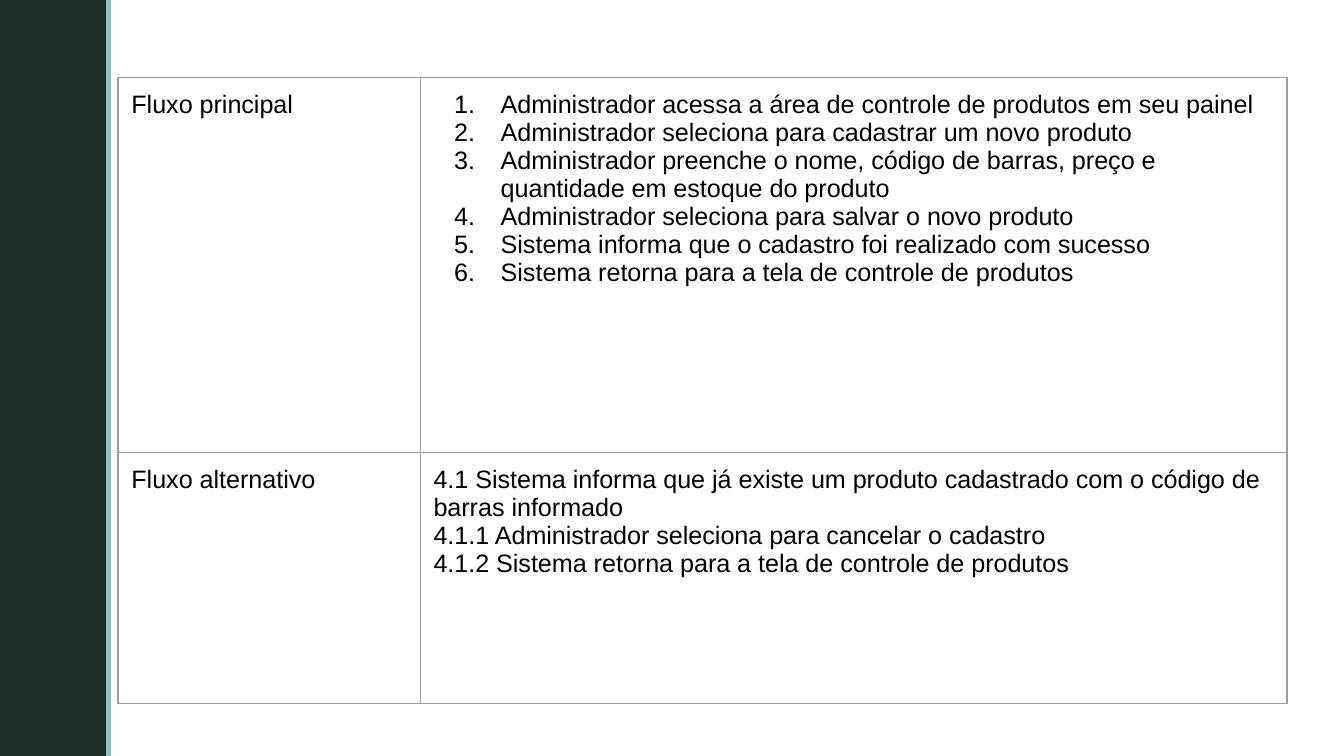
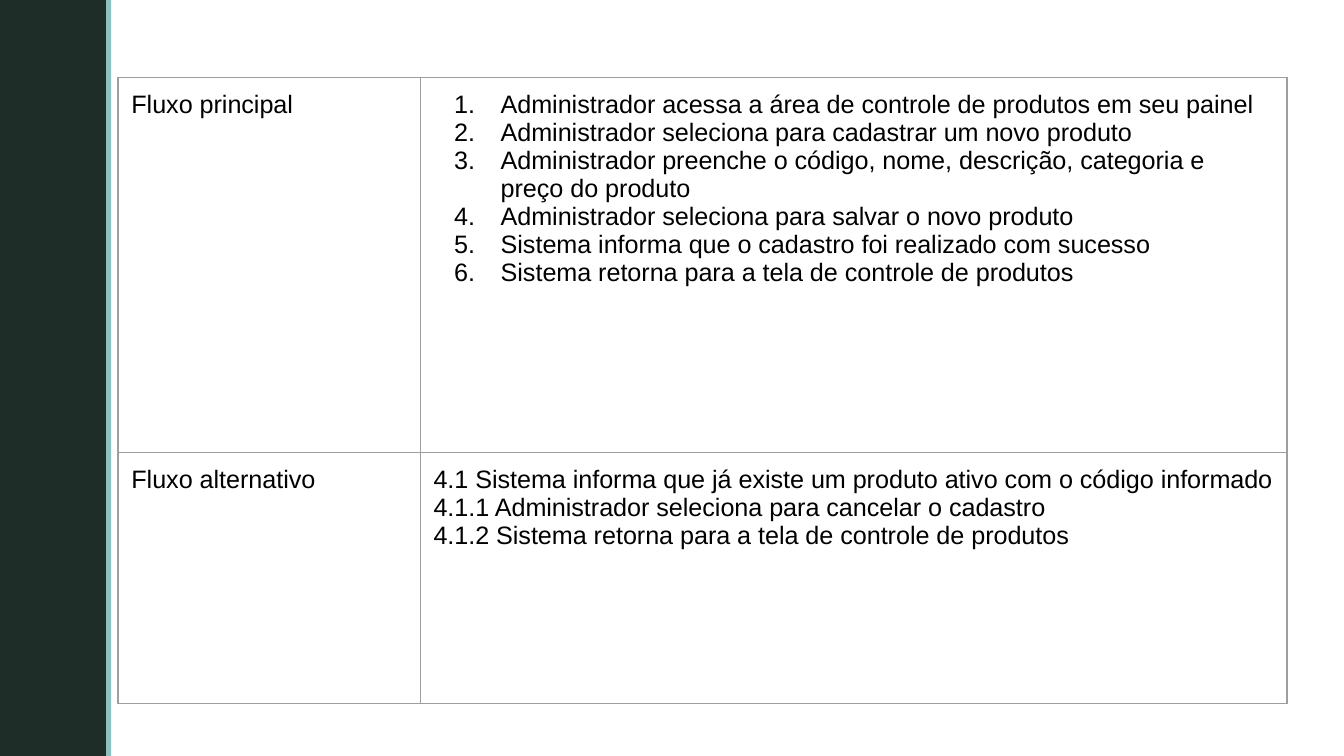
Before and after one commit to GabrielFVieira/PDV_Grupo5_Projeto_Software, a slide deck: slide 13 of documentos/Casos de Uso/CasosDeUso_Requisitos.pptx (slide 16 before the commit). Drawn at 1344x756 pixels with LibreOffice and Linux fonts; fonts in the diff are those of the drawing; background and template pictures are left out. Boxes give left, top, right and bottom in pixels: in the first picture for what was removed or moved away, otherwise in the second. Text is boxed around its words. In the diff, an @@ line names an element or a change of style, - is before the commit and + after.

```diff
--- a/documentos/Casos de Uso/CasosDeUso_Requisitos.pptx
+++ b/documentos/Casos de Uso/CasosDeUso_Requisitos.pptx
@@ table at bbox=[118, 77, 1288, 554] @@
-row 1, column 2: Administrador acessa a área de controle de produtos em seu painel / Administrador seleciona para cadastrar um novo produto / Administrador preenche o nome, código de barras, preço e quantidade em estoque do produto / Administrador seleciona para salvar o novo produto / Sistema informa que o cadastro foi realizado com sucesso / Sistema retorna para a tela de controle de produtos
+row 1, column 2: Administrador acessa a área de controle de produtos em seu painel / Administrador seleciona para cadastrar um novo produto / Administrador preenche o código, nome, descrição, categoria e preço do produto / Administrador seleciona para salvar o novo produto / Sistema informa que o cadastro foi realizado com sucesso / Sistema retorna para a tela de controle de produtos
-row 2, column 2: 4.1 Sistema informa que já existe um produto cadastrado com o código de barras informado / 4.1.1 Administrador seleciona para cancelar o cadastro / 4.1.2 Sistema retorna para a tela de controle de produtos
+row 2, column 2: 4.1 Sistema informa que já existe um produto ativo com o código informado / 4.1.1 Administrador seleciona para cancelar o cadastro / 4.1.2 Sistema retorna para a tela de controle de produtos
```
Also in this commit, not shown: 16 other slides changed, 3 slides added, 2 slides removed, 3 other files.
